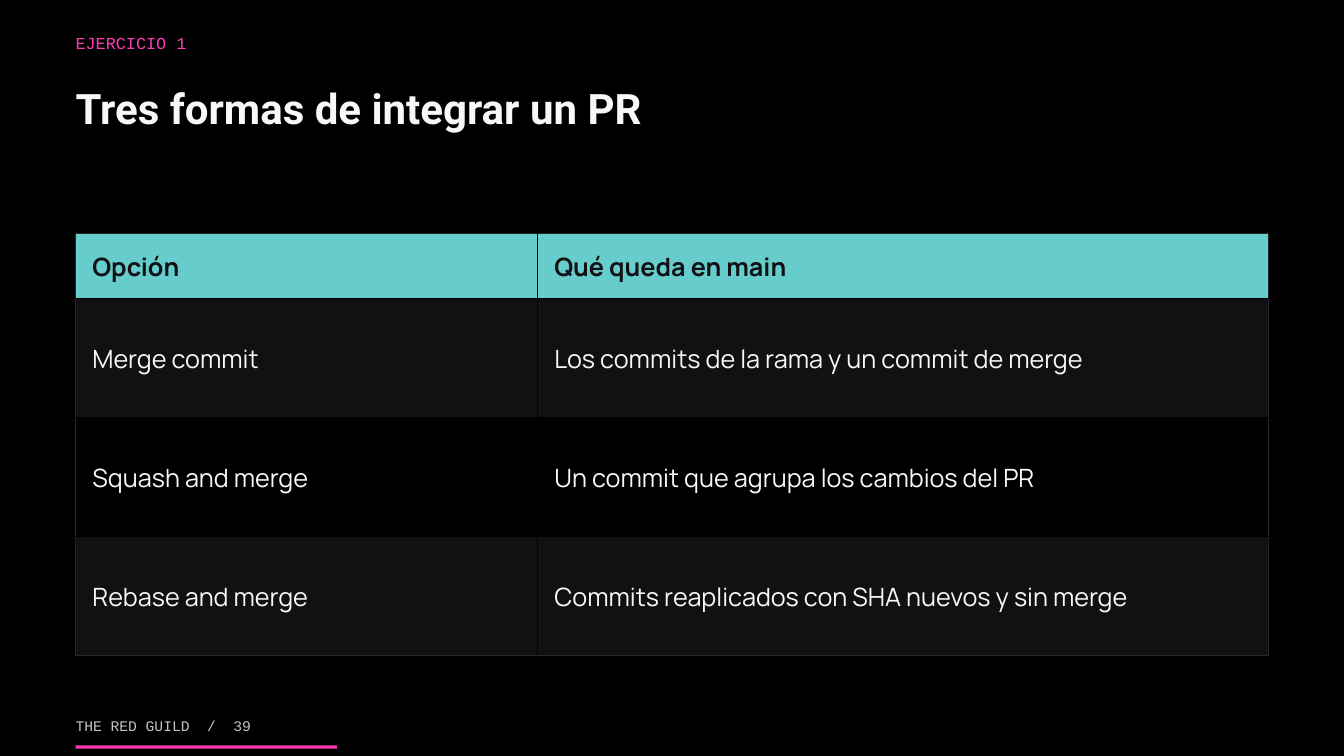
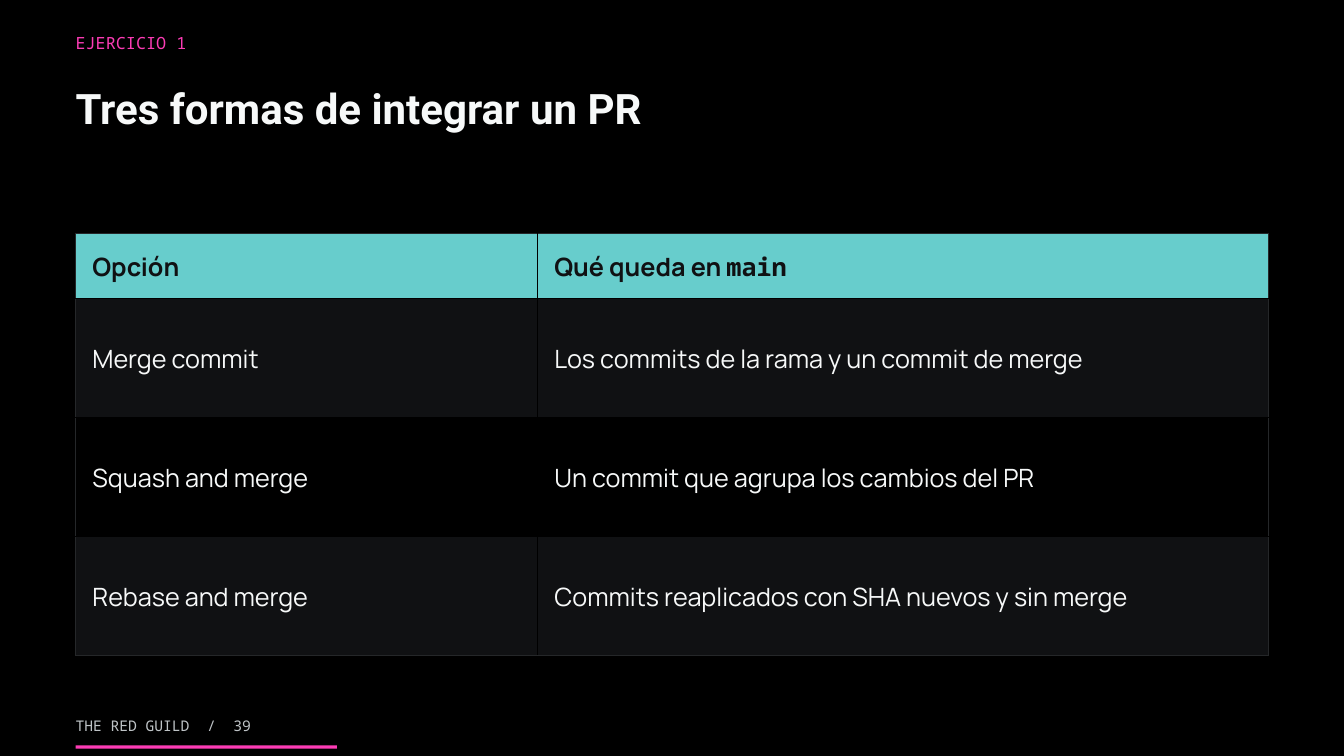
Before and after one commit to theredguild/github-ai-automation-lab, a slide deck: slide 39 of slides/workshop.pptx. Drawn at 1344x756 pixels with LibreOffice and Linux fonts; fonts in the diff are those of the drawing. Boxes give left, top, right and bottom in pixels: in the first picture for what was removed or moved away, otherwise in the second. Text is boxed around its words. In the diff, an @@ line names an element or a change of style, - is before the commit and + after.

```diff
--- a/slides/workshop.pptx
+++ b/slides/workshop.pptx
@@ text "EJERCICIO 1" at (x1=76, y1=37, x2=186, y2=49): font Courier New to Noto Sans Mono @@
@@ table at (x1=76, y1=233, x2=1268, y2=655) @@
@@ font Manrope to Noto Sans Mono in "main" @@
@@ text "THE RED GUILD / 39" at (x1=76, y1=720, x2=251, y2=731): font Courier New to Noto Sans Mono @@
```
Also in this commit, not shown: 177 other slides changed, 2 other files.
